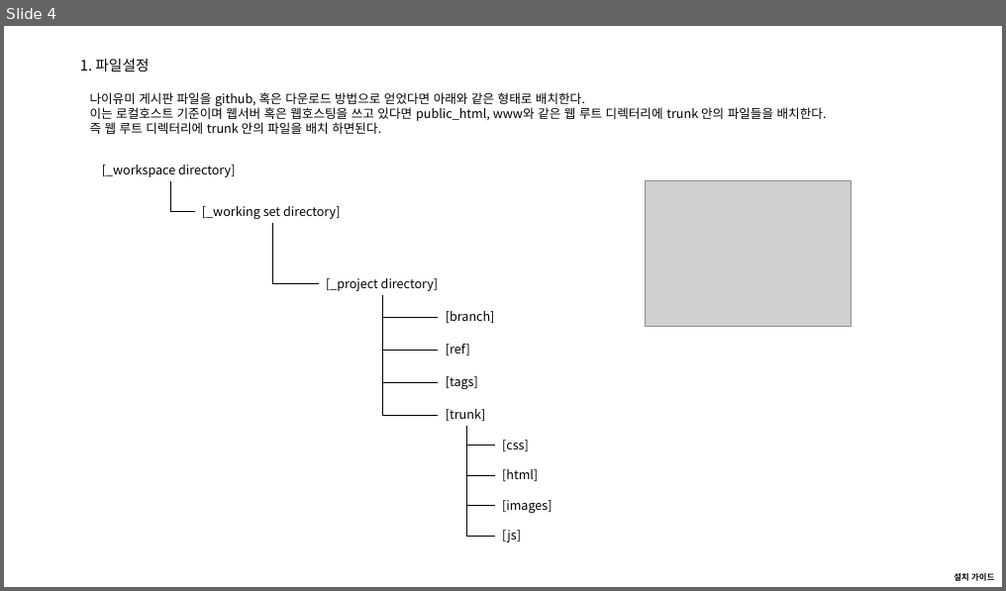
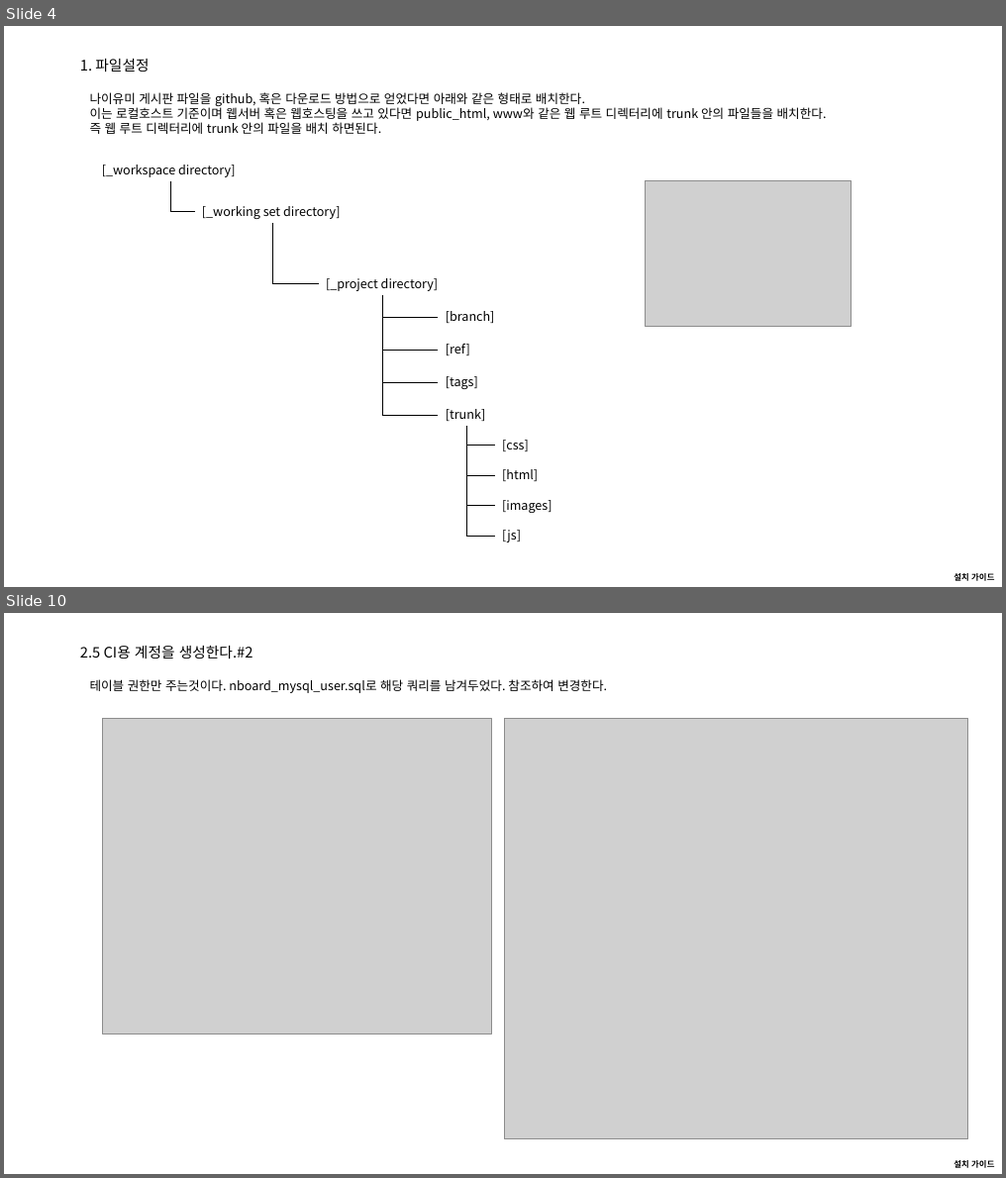
Before and after one commit to naiyumie/nboard, a slide deck: ref/00.architect/04. install guide(설치 가이드).pptx. Shown one above the other, each under a label of ours: slide 4 before the commit, slides 4 and 10 after it; the slides between them are not shown. The pictures are 1006x591 and 1006x1178 pixels, drawn with LibreOffice and Linux fonts; fonts in the diff are those of the drawing; grey boxes stand for pictures. Boxes give left, top, right and bottom in pixels: in the first picture for what was removed or moved away, otherwise in the second. Text is boxed around its words. In the diff, an @@ line names an element or a change of style, - is before the commit and + after.

```diff
--- a/ref/00.architect/04. install guide(설치 가이드).pptx
+++ b/ref/00.architect/04. install guide(설치 가이드).pptx
@@ slide 10 added at [4, 613, 1002, 1174], background #FFFFFF; not listed: 1 template element that a slide beside it also shows @@
@@ title added at [80, 646, 253, 659], 14 pt, text #000000 @@
+2.5 CI용 계정을 생성한다.#2
@@ text added at [90, 679, 607, 693], 12 pt, text #000000 @@
+테이블 권한만 주는것이다. nboard_mysql_user.sql로 해당 쿼리를 남겨두었다. 참조하여 변경한다.
@@ picture added at [103, 718, 491, 1034] @@
@@ picture added at [505, 718, 969, 1140] @@
```
Also in this commit, not shown: 7 slides changed, 5 other slides added, 1 slide removed, 4 other files.
